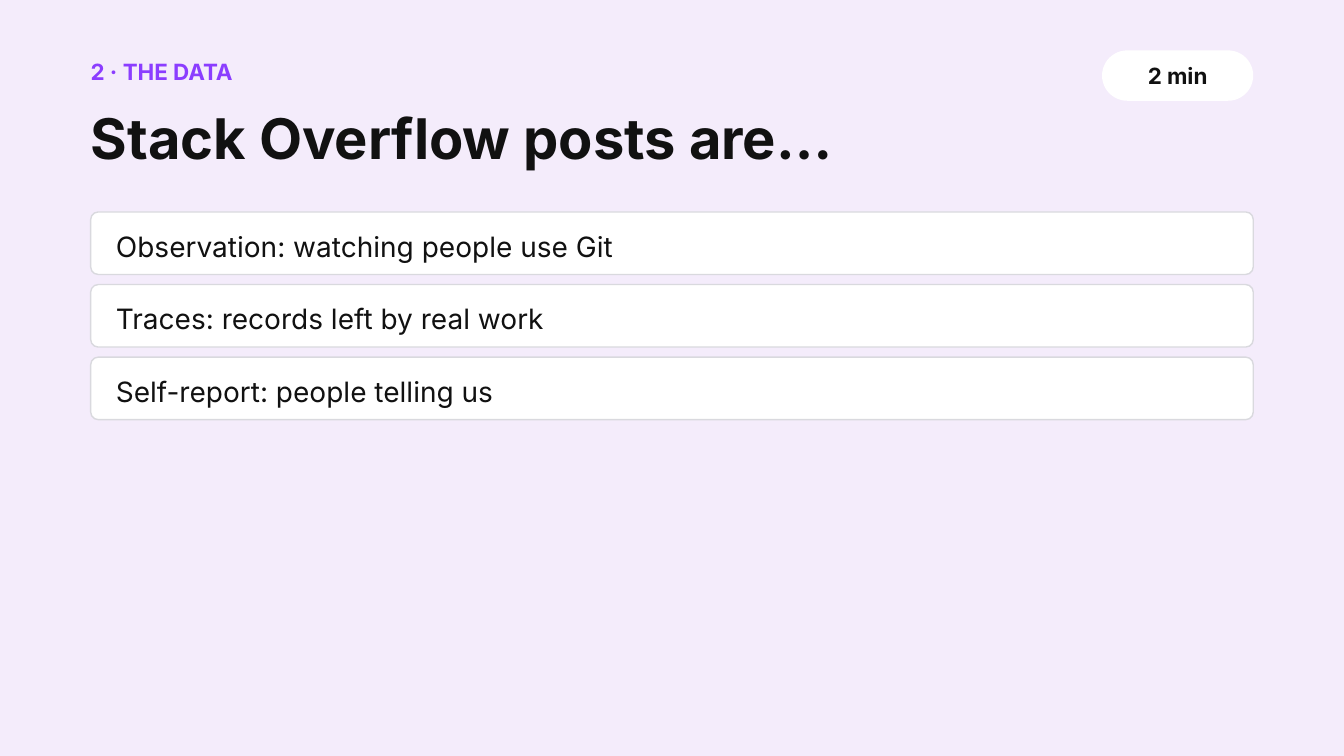
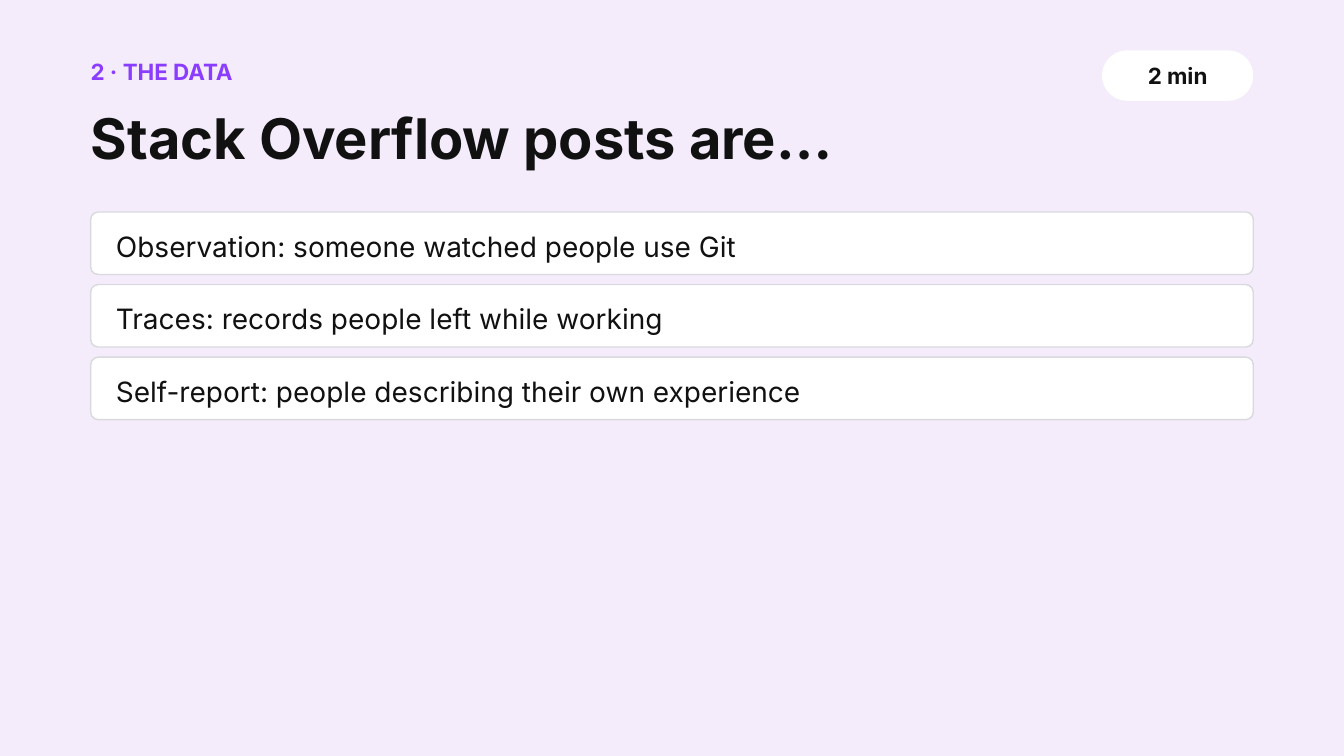
Before and after one commit to shubham3-ucb/cs294-pl, a slide deck: slide 7 of slides/thursday_app.pptx. Drawn at 1344x756 pixels with LibreOffice and Linux fonts; fonts in the diff are those of the drawing. Boxes give left, top, right and bottom in pixels: in the first picture for what was removed or moved away, otherwise in the second. Text is boxed around its words. In the diff, an @@ line names an element or a change of style, - is before the commit and + after.

```diff
--- a/slides/thursday_app.pptx
+++ b/slides/thursday_app.pptx
@@ text at [116,236,736,263]: text changed @@
-Observation: watching people use Git
+Observation: someone watched people use Git
@@ text at [116,307,662,335]: text changed @@
-Traces: records left by real work
+Traces: records people left while working
@@ text at [116,380,800,408]: text changed @@
-Self-report: people telling us
+Self-report: people describing their own experience
```
Also in this commit, not shown: 10 other slides changed, 3 slides added, 2 slides removed, 20 other files.
